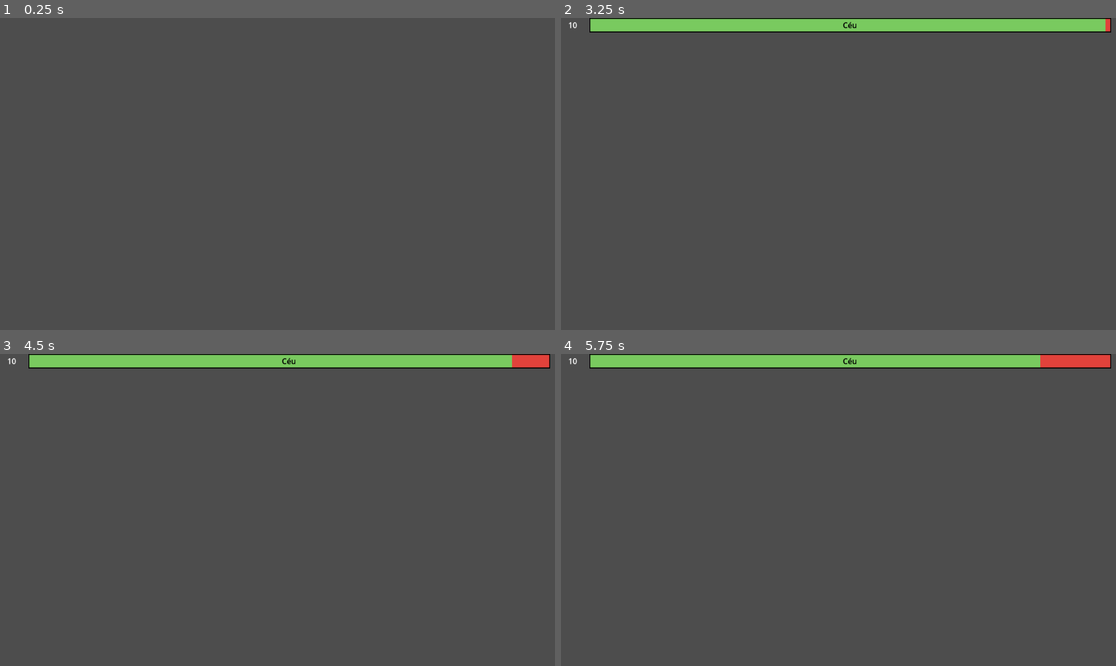
Above: before the commit, frames 1-4 (two rows, left to right).
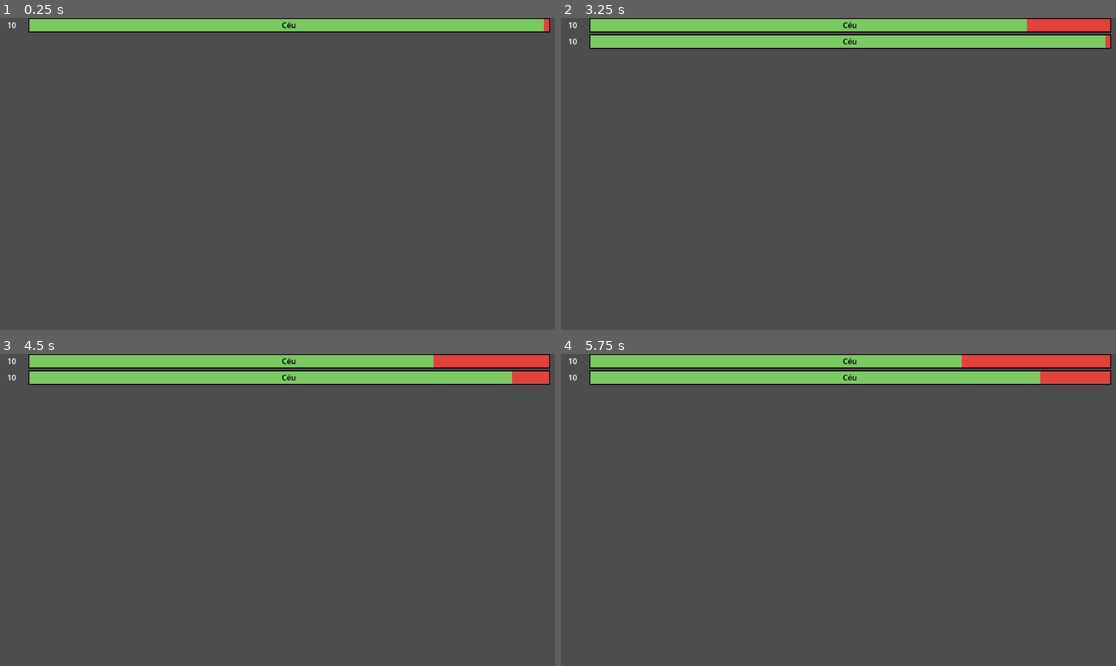
Above: after the commit, the same moments.

Repository: lazaromenezes/three-hints-game
Game: Godot game, scene res://scenes/match/match.tscn
Same seed, same stepped clock (60 frames per second), same inputs: the game is played once before the commit and once after it. This scene is started directly instead of the project's main scene.
Inputs:
- Up to frame 1 (0.25 s): no input
- Up to frame 2 (3.25 s): tap Enter at 1.25 s
- Up to frame 3 (4.5 s): tap Space at 3.5 s
- Up to frame 4 (5.75 s): no input

The runs differ from the first frame. In frame 1, 4.4% of the frame differs, in the area x 1-100%, y 0-5%; in frame 2, 5.0%, in the area x 1-100%, y 0-10%; in frame 3, 5.0%; in frame 4, 5.0%.

Commit message:
Show first hint on start

Diff:
--- a/scenes/match/match.gd
+++ b/scenes/match/match.gd
@@ -5,6 +5,9 @@
 
 const TOTAL_POINTS = 10
 var _next_hint = 0
+
+func _ready() -> void:
+	_show_hint()
 
 func _show_hint():
 	var hint = hint_scene.instantiate()
